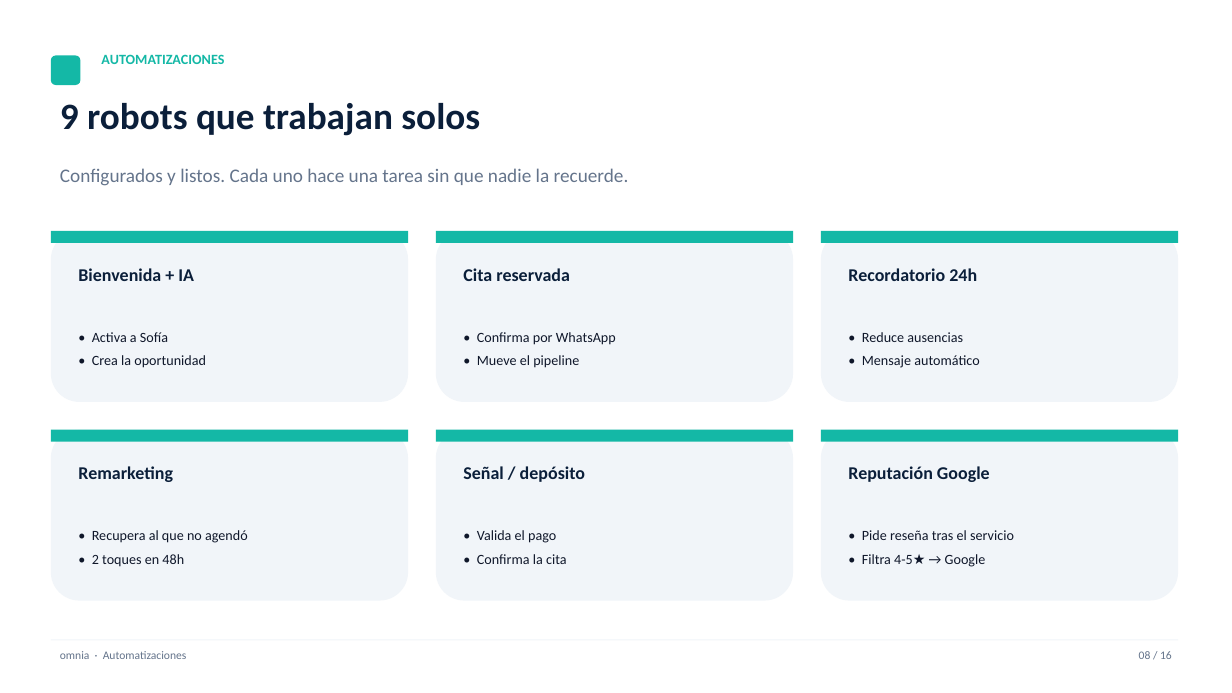
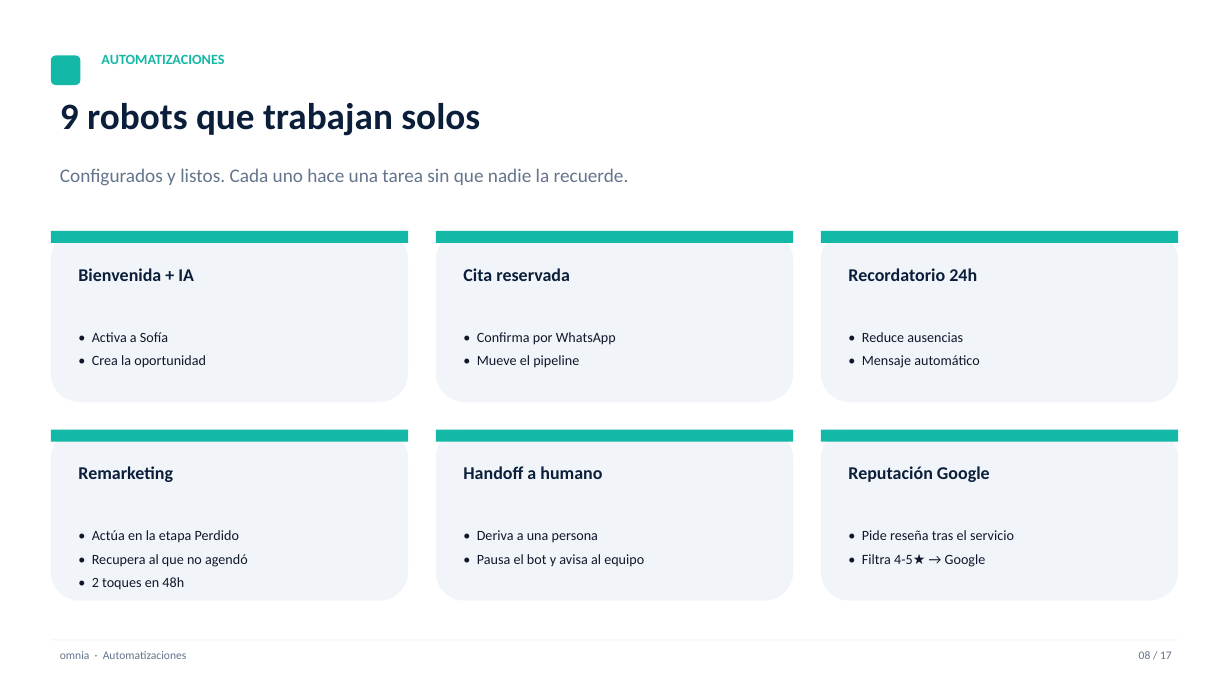
Before and after one commit to henrybuenano-ux/snapshot-generico, a slide deck: slide 8 of presentacion/omnia-sistema-clinicas.pptx. Drawn at 1232x693 pixels with LibreOffice and Linux fonts; fonts in the diff are those of the drawing. Boxes give left, top, right and bottom in pixels: in the first picture for what was removed or moved away, otherwise in the second. Text is boxed around its words. In the diff, an @@ line names an element or a change of style, - is before the commit and + after.

```diff
--- a/presentacion/omnia-sistema-clinicas.pptx
+++ b/presentacion/omnia-sistema-clinicas.pptx
@@ text at <box>463,466,602,479</box>: text changed @@
-Señal / depósito
+Handoff a humano
@@ text at <box>92,530,239,543</box>: paragraph added @@
+• Actúa en la etapa Perdido
@@ text at <box>477,530,644,567</box>: text changed @@
-• Valida el pago
-• Confirma la cita
+• Deriva a una persona
+• Pausa el bot y avisa al equipo
@@ text at <box>1139,651,1172,659</box>: text changed @@
-08 / 16
+08 / 17
```
Also in this commit, not shown: 13 other slides changed, 1 slide added, 1 other file.
